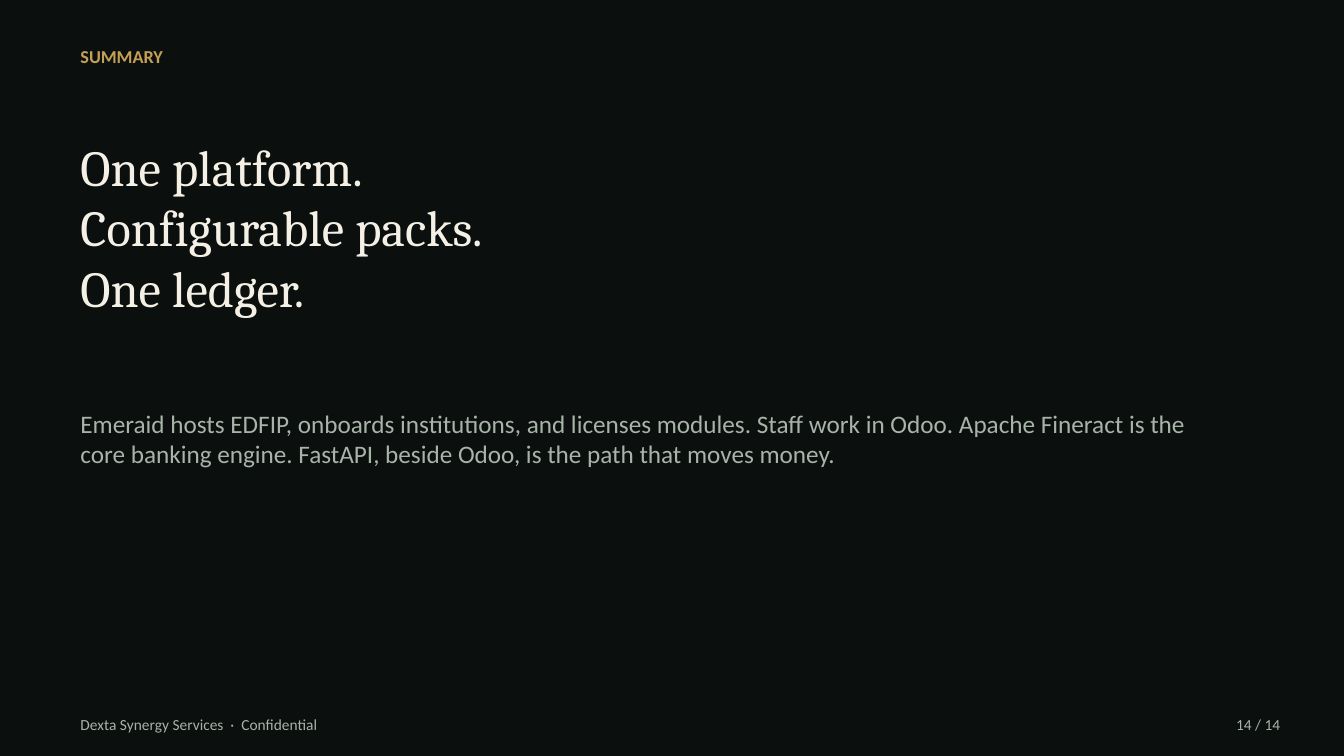
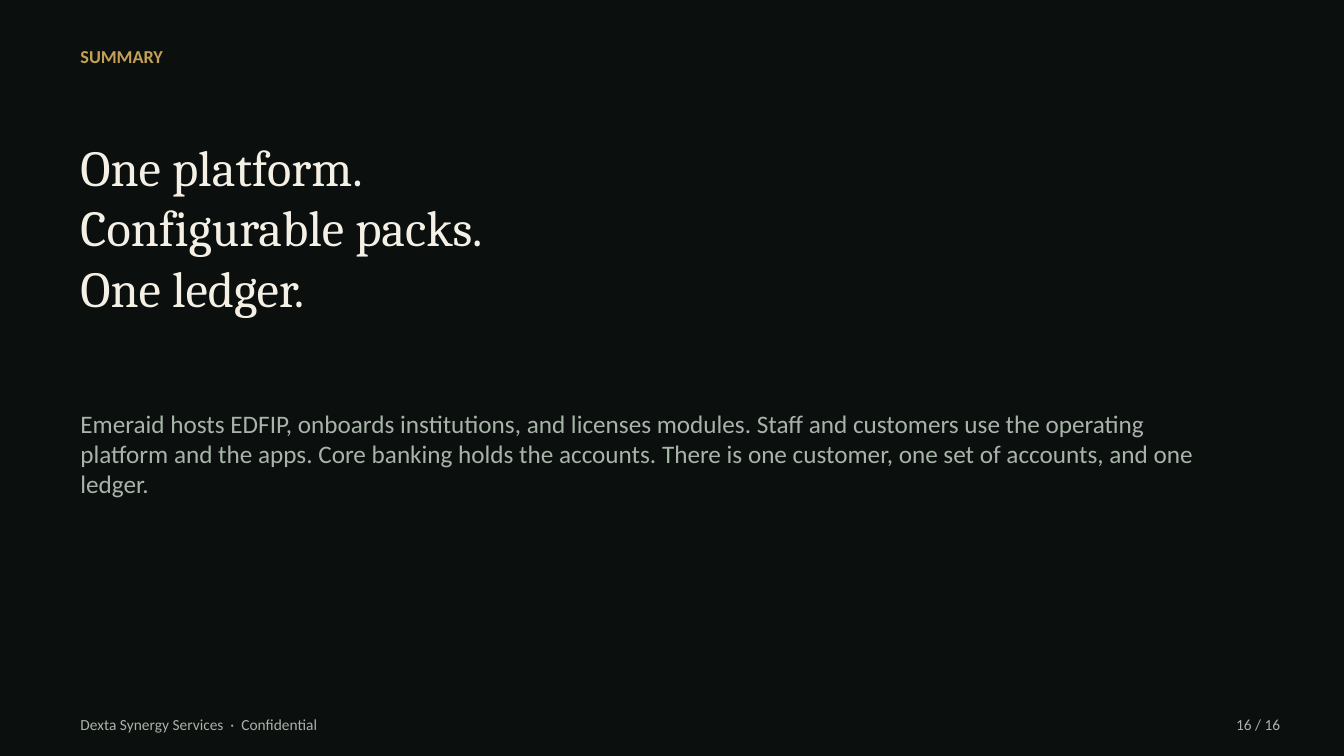
Before and after one commit to hanson1997/test, a slide deck: slide 16 of edfip-screening/architecture/EDFIP_Architecture_Dexta.pptx (slide 14 before the commit). Drawn at 1344x756 pixels with LibreOffice and Linux fonts; fonts in the diff are those of the drawing. Boxes give left, top, right and bottom in pixels: in the first picture for what was removed or moved away, otherwise in the second. Text is boxed around its words. In the diff, an @@ line names an element or a change of style, - is before the commit and + after.

```diff
--- a/edfip-screening/architecture/EDFIP_Architecture_Dexta.pptx
+++ b/edfip-screening/architecture/EDFIP_Architecture_Dexta.pptx
@@ text at bbox=[80, 415, 1193, 498]: text changed @@
-Emeraid hosts EDFIP, onboards institutions, and licenses modules. Staff work in Odoo. Apache Fineract is the core banking engine. FastAPI, beside Odoo, is the path that moves money.
+Emeraid hosts EDFIP, onboards institutions, and licenses modules. Staff and customers use the operating platform and the apps. Core banking holds the accounts. There is one customer, one set of accounts, and one ledger.
@@ text at bbox=[1236, 719, 1281, 730]: text changed @@
-14 / 14
+16 / 16
```
Also in this commit, not shown: 13 other slides changed, 2 slides added, 5 other files.
